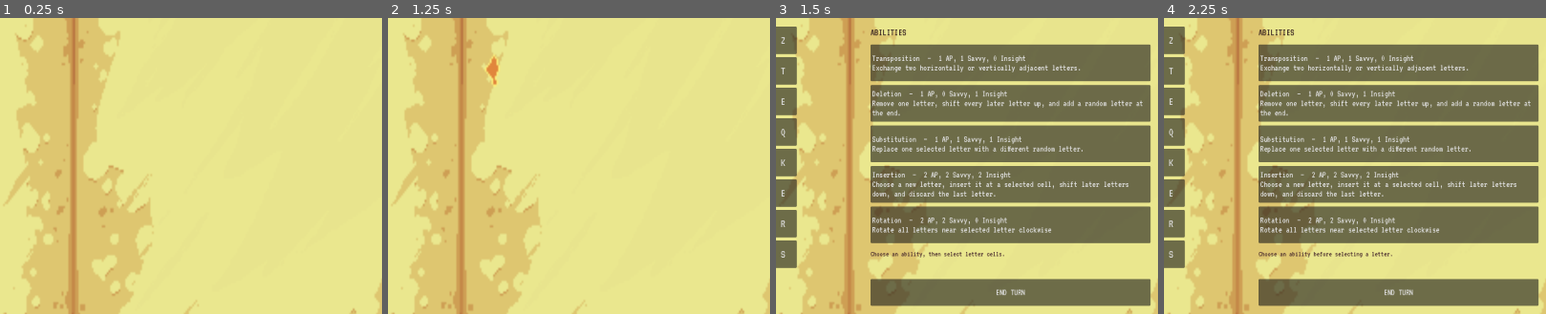
Above: before the commit, frames 1-4 (left to right).
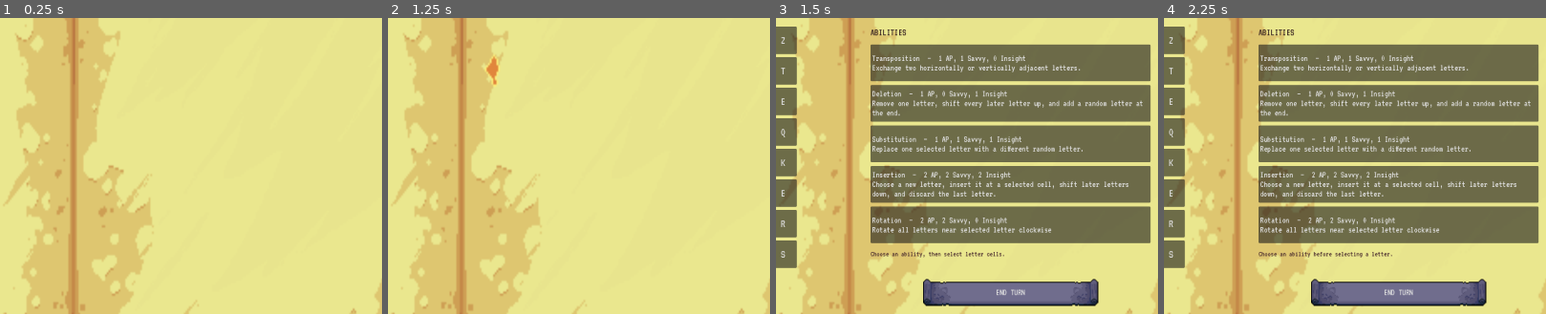
Above: after the commit, the same moments.

Repository: kbendrick/DJK_Project
Game: Godot game, scene res://Prototypes/BookWordGame/book_word_game.tscn
Two runs of this game, one before a commit and one after it. Both use one fixed random seed, a clock stepped at 60 frames per second and the inputs below.
Inputs (mouse positions are % of the whole screen's width and height, from its top left):
- Up to frame 1 (0.25 s): no input
- Up to frame 2 (1.25 s): tap Enter at 0.5 s; move the mouse to (72, 46) at 0.52 s; click (72, 46) at 0.67 s; tap Space at 0.77 s
- Up to frame 3 (1.5 s): drag from (30, 57) to (45, 72) at 1.27 s
- Up to frame 4 (2.25 s): click "R" at 2 s
The pictures show only the part of the screen within x 40-90%, y 23-73%; the shares and areas given below are measured in that part.

Frames 1-2 are identical in both runs. In frame 3, 6.8% of the frame differs, in the area x 24-98%, y 88-98%; in frame 4, 6.8%.

Commit message:
small change

Diff:
--- a/Prototypes/BookWordGame/book_word_game.tscn
+++ b/Prototypes/BookWordGame/book_word_game.tscn
@@ -15,6 +15,7 @@
 [ext_resource type="Texture2D" uid="uid://b6lofgripns17" path="res://ezgif-split (1)/frame_11_delay-0.1s.png" id="14_lahsf"]
 [ext_resource type="Texture2D" uid="uid://d2l0hpdbienbk" path="res://ezgif-split (1)/frame_12_delay-0.1s.png" id="15_22eys"]
 [ext_resource type="Texture2D" uid="uid://cn4e6phytdwrb" path="res://ezgif-split (1)/frame_13_delay-0.1s.png" id="16_l8d22"]
+[ext_resource type="Texture2D" uid="uid://b7nixx36d7fp6" path="res://Resources/Black Scroll.png" id="17_1gfxb"]
 [ext_resource type="Texture2D" uid="uid://bwyi7tg7cygqh" path="res://ezgif-split (1)/frame_14_delay-0.1s.png" id="17_tiwk2"]
 
 [sub_resource type="SpriteFrames" id="SpriteFrames_open"]
@@ -73,6 +74,16 @@
 [sub_resource type="StyleBoxEmpty" id="StyleBoxEmpty_eeuap"]
 
 [sub_resource type="StyleBoxEmpty" id="StyleBoxEmpty_6w62r"]
+
+[sub_resource type="StyleBoxEmpty" id="StyleBoxEmpty_mknb3"]
+
+[sub_resource type="StyleBoxEmpty" id="StyleBoxEmpty_7dj0j"]
+
+[sub_resource type="StyleBoxTexture" id="StyleBoxTexture_wxlpg"]
+
+[sub_resource type="StyleBoxEmpty" id="StyleBoxEmpty_biw3d"]
+
+[sub_resource type="StyleBoxEmpty" id="StyleBoxEmpty_tboxt"]
 
 [sub_resource type="StyleBoxFlat" id="StyleBox_modal"]
 bg_color = Color(0.12, 0.08, 0.16, 0.98)
@@ -228,7 +239,15 @@
 custom_minimum_size = Vector2(0, 70)
 layout_mode = 2
 theme_override_font_sizes/font_size = 24
+theme_override_styles/normal = SubResource("StyleBoxEmpty_mknb3")
+theme_override_styles/pressed = SubResource("StyleBoxEmpty_7dj0j")
+theme_override_styles/hover = SubResource("StyleBoxTexture_wxlpg")
+theme_override_styles/disabled = SubResource("StyleBoxEmpty_biw3d")
+theme_override_styles/focus = SubResource("StyleBoxEmpty_tboxt")
 text = "END TURN"
+icon = ExtResource("17_1gfxb")
+icon_alignment = 1
+expand_icon = true
 
 [node name="LogHeader" type="Label" parent="Interface/Center/BookSpread/RightPage/PageMargin/RightContent" unique_id=1309940482]
 layout_mode = 2
@@ -244,6 +263,7 @@
 theme_override_font_sizes/normal_font_size = 18
 
 [node name="LetterPicker" type="Control" parent="." unique_id=2093923765]
+visible = false
 z_index = 20
 layout_mode = 3
 anchors_preset = 15
@@ -304,6 +324,7 @@
 text = "CANCEL"
 
 [node name="VictoryOverlay" type="Control" parent="." unique_id=997287967]
+visible = false
 z_index = 30
 layout_mode = 3
 anchors_preset = 15
--- a/Prototypes/BookWordGame/scripts/book_word_game.gd
+++ b/Prototypes/BookWordGame/scripts/book_word_game.gd
@@ -14,8 +14,6 @@
 @export_range(0, 999) var starting_insight := 20
 @export_range(0, 999) var gold_reward := 25
 
-# Variables to load rules and extra abilities for the specific book puzzle
-@export var book_rule_script: Script = preload("res://Prototypes/BookWordGame/rules/adjacent_vowels_rule.gd")
 var book_rule: BookRule
 @export var extra_abilities: Array[BookAbility] = []
 
@@ -73,7 +71,7 @@
 
 	#? Load a book rule if none is set yet?
 	if book_rule == null:
-		book_rule = book_rule_script.new() as BookRule
+		book_rule = AdjacentVowelsRule.new() as BookRule
 		if book_rule == null:
 			print("The selected script does not extend BookRule.")
 			return
Binary file added: Resources/Black Scroll.png
Not shown, added: Resources/Black Scroll.png.import
Binary file added: Resources/ui_buttons_32.png
Not shown, added: Resources/ui_buttons_32.png.import
Binary file added: ui_buttons_32.png
Not shown, added: ui_buttons_32.png.import
